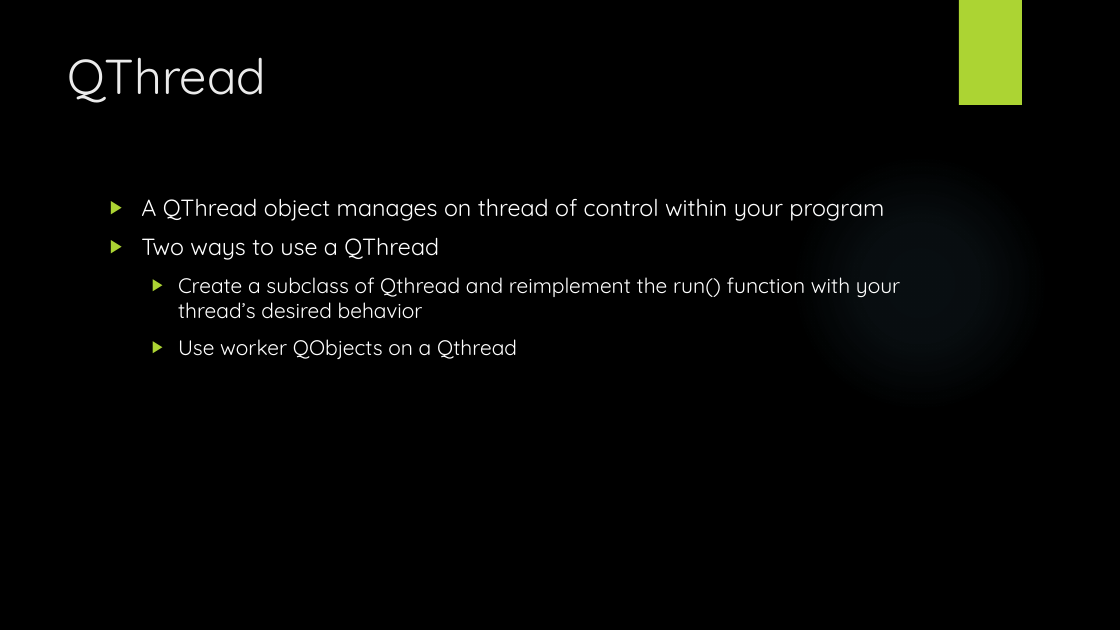
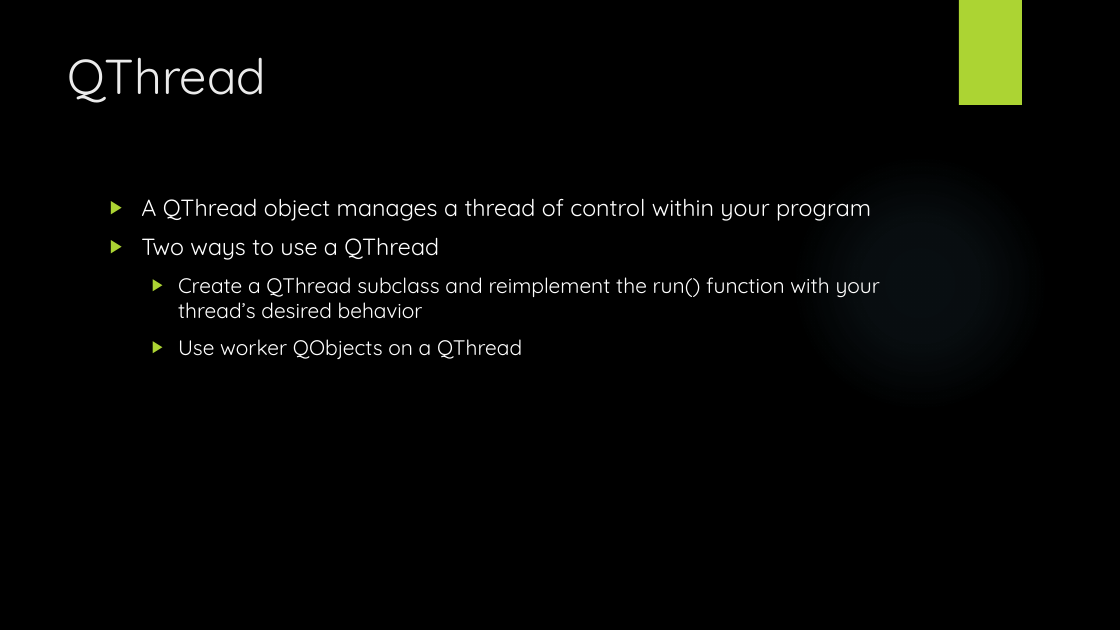
Before and after one commit to tylertrephan/qt-multithreading-tutorial, a slide deck: slide 8 of MultithreadingWithQt.pptx. Drawn at 1120x630 pixels with LibreOffice and Linux fonts; fonts in the diff are those of the drawing; background and template pictures are left out. Boxes give left, top, right and bottom in pixels: in the first picture for what was removed or moved away, otherwise in the second. Text is boxed around its words. In the diff, an @@ line names an element or a change of style, - is before the commit and + after.

```diff
--- a/MultithreadingWithQt.pptx
+++ b/MultithreadingWithQt.pptx
@@ text at [141,198,871,221]: text changed @@
-▶ A QThread object manages on thread of control within your program
+▶ A QThread object manages a thread of control within your program
@@ text at [178,277,880,359]: text changed @@
-  ▶ Create a subclass of Qthread and reimplement the run() function with your thread’s desired behavior
-  ▶ Use worker QObjects on a Qthread
+  ▶ Create a QThread subclass and reimplement the run() function with your thread’s desired behavior
+  ▶ Use worker QObjects on a QThread
```
Also in this commit, not shown: 26 other slides changed.
